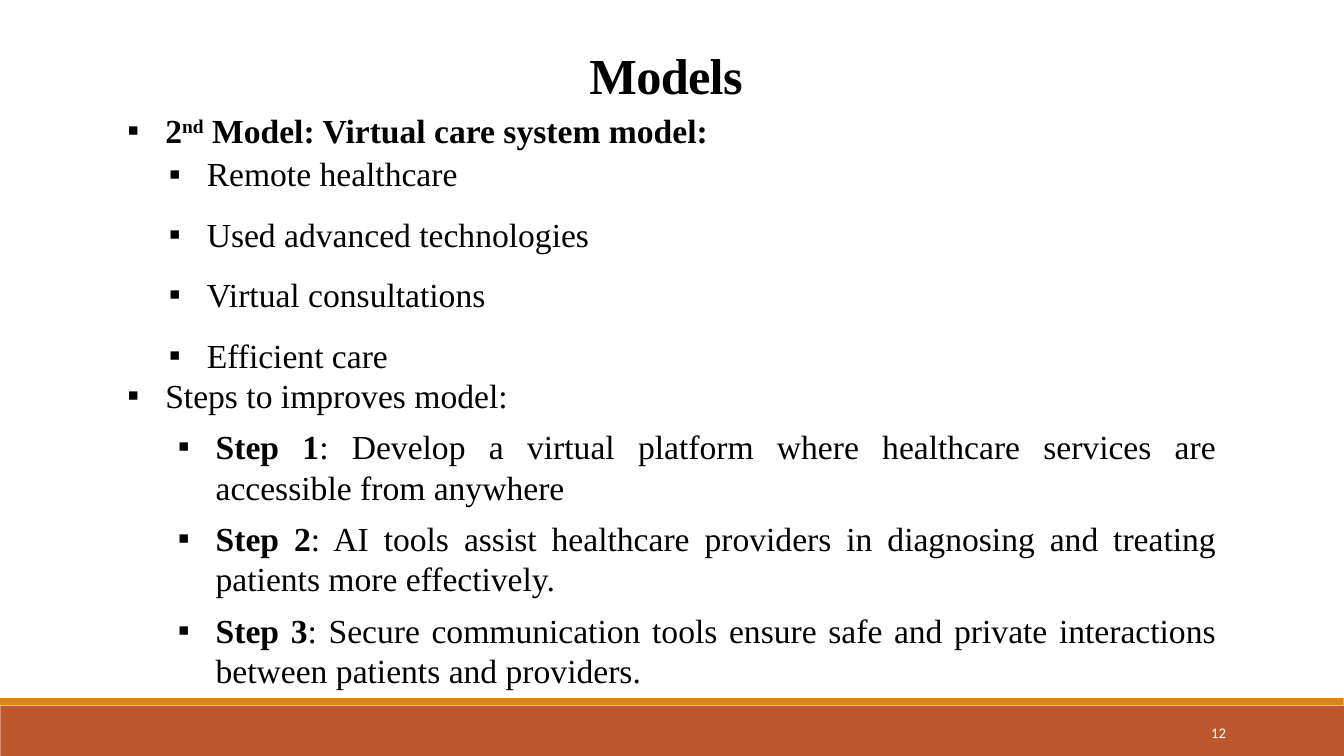
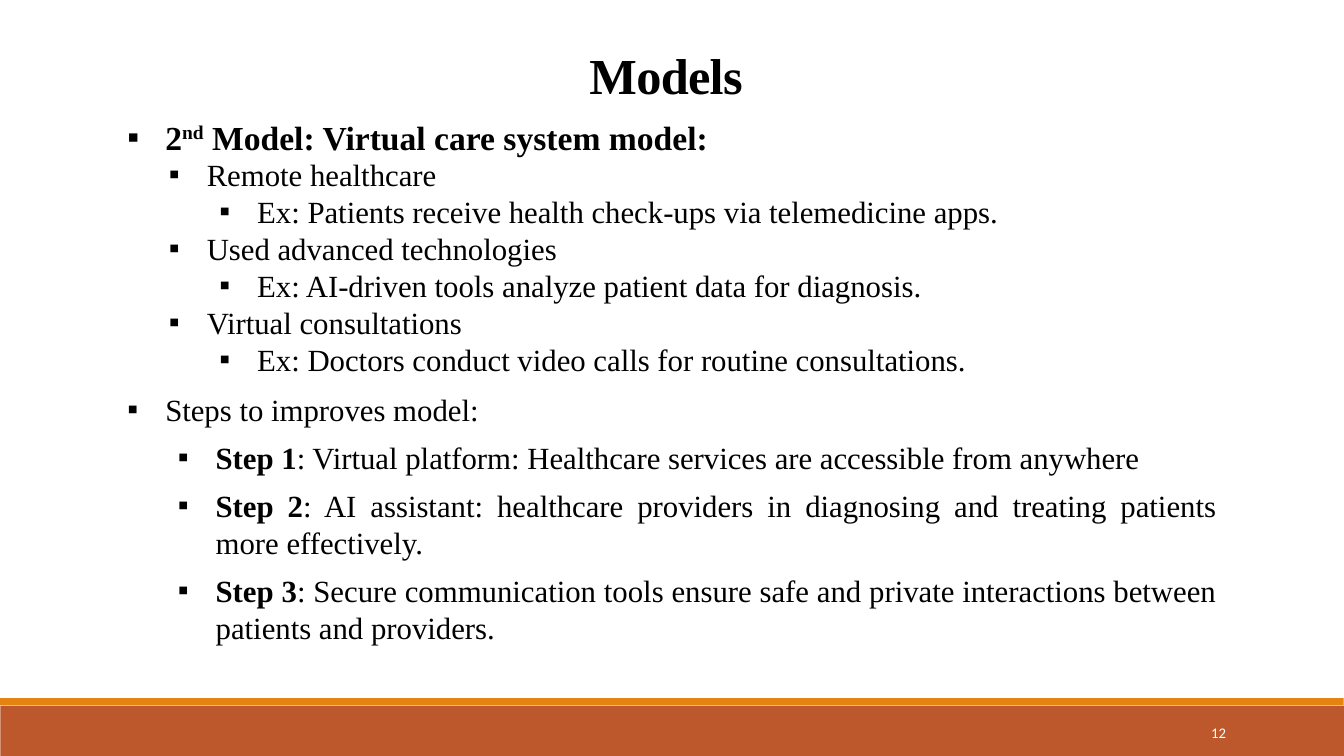
Before and after one commit to Devjethva1111/Metaverse-in-Healthcare, a slide deck: slide 12 of Seminar PPT/23MDS003 - Seminar.pptx. Drawn at 1344x756 pixels with LibreOffice and Linux fonts; fonts in the diff are those of the drawing. Boxes give left, top, right and bottom in pixels: in the first picture for what was removed or moved away, otherwise in the second. Text is boxed around its words. In the diff, an @@ line names an element or a change of style, - is before the commit and + after.

```diff
--- a/Seminar PPT/23MDS003 - Seminar.pptx
+++ b/Seminar PPT/23MDS003 - Seminar.pptx
@@ text "2nd Model: Virtual care system ...": place and size @@
-text "2nd Model: Virtual care system ..." at box(212, 119, 708, 149)
+text "2nd Model: Virtual care system ..." at box(212, 126, 708, 156)
@@ text at box(207, 164, 556, 335): size 24 to 22 pt in "Remote healthcare", "Used advanced technologies", "Virtual consultations"; line spacing 1.5 to 1 @@
@@ text at box(257, 201, 998, 229): paragraph added @@
+  ▪ Ex: Patients receive health check-ups via telemedicine apps.
@@ text at box(257, 275, 921, 303): paragraph added @@
+  ▪ Ex: AI-driven tools analyze patient data for diagnosis.
@@ text at box(257, 349, 966, 372): text changed; size 24 to 22 pt @@
-▪ Efficient care
+  ▪ Ex: Doctors conduct video calls for routine consultations.
@@ text "Steps to improves model:": place and size @@
-text "Steps to improves model:" at box(165, 384, 1216, 690)
+text "Steps to improves model:" at box(165, 399, 1216, 645)
@@ text at box(165, 399, 1215, 645): size 24 to 22 pt in "Steps to improves model:", "Step 3: Secure communication tools ensure safe ..." @@
@@ text at box(216, 447, 1216, 560): text changed; size 24 to 22 pt @@
-  ▪ Step 1: Develop a virtual platform where healthcare services are accessible from anywhere
-  ▪ Step 2: AI tools assist healthcare providers in diagnosing and treating patients more effectively.
+  ▪ Step 1: Virtual platform: Healthcare services are accessible from anywhere
+  ▪ Step 2: AI assistant: healthcare providers in diagnosing and treating patients more effectively.
```
Also in this commit, not shown: 13 other slides changed, 1 slide added, 2 other files.
